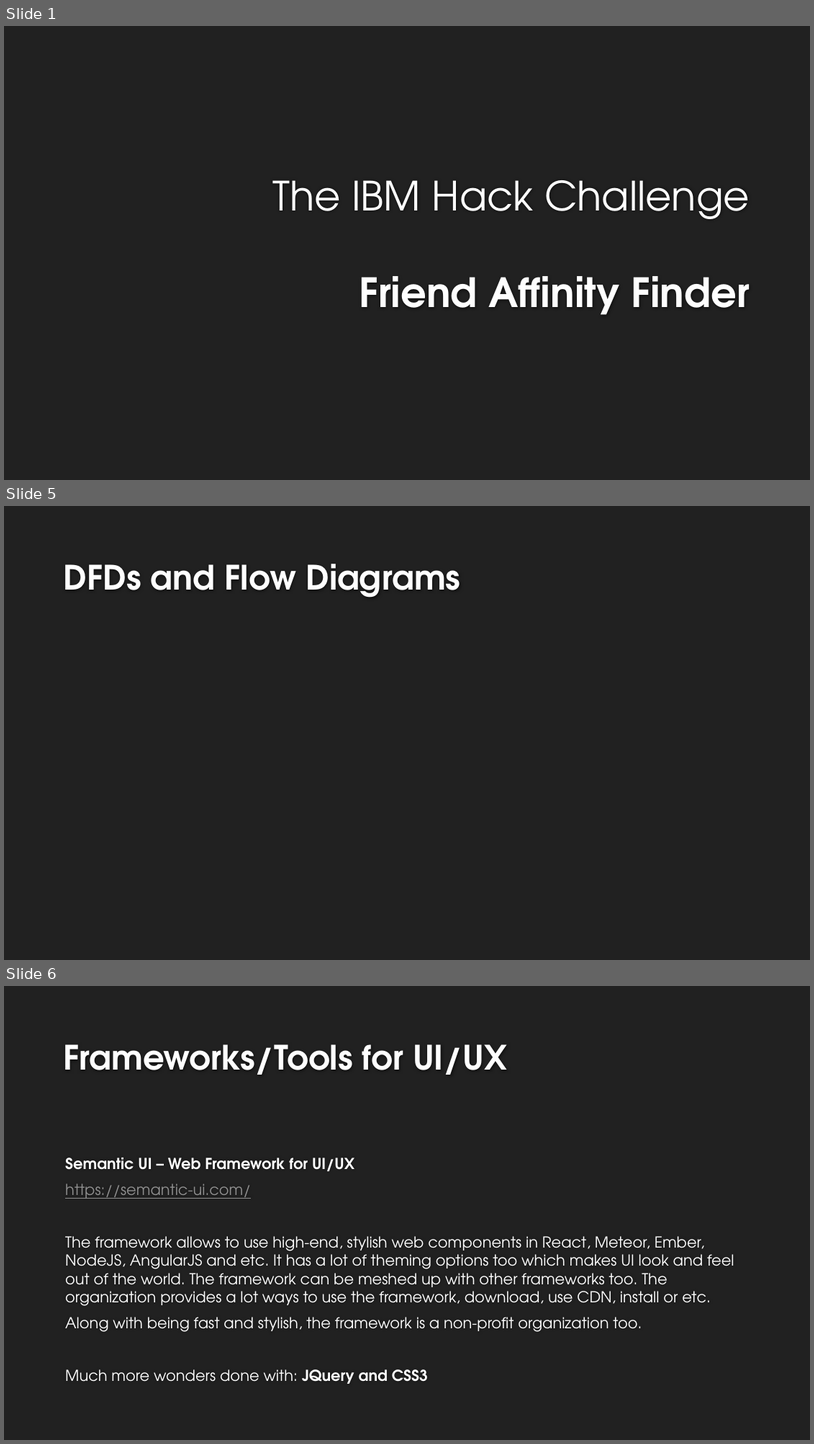
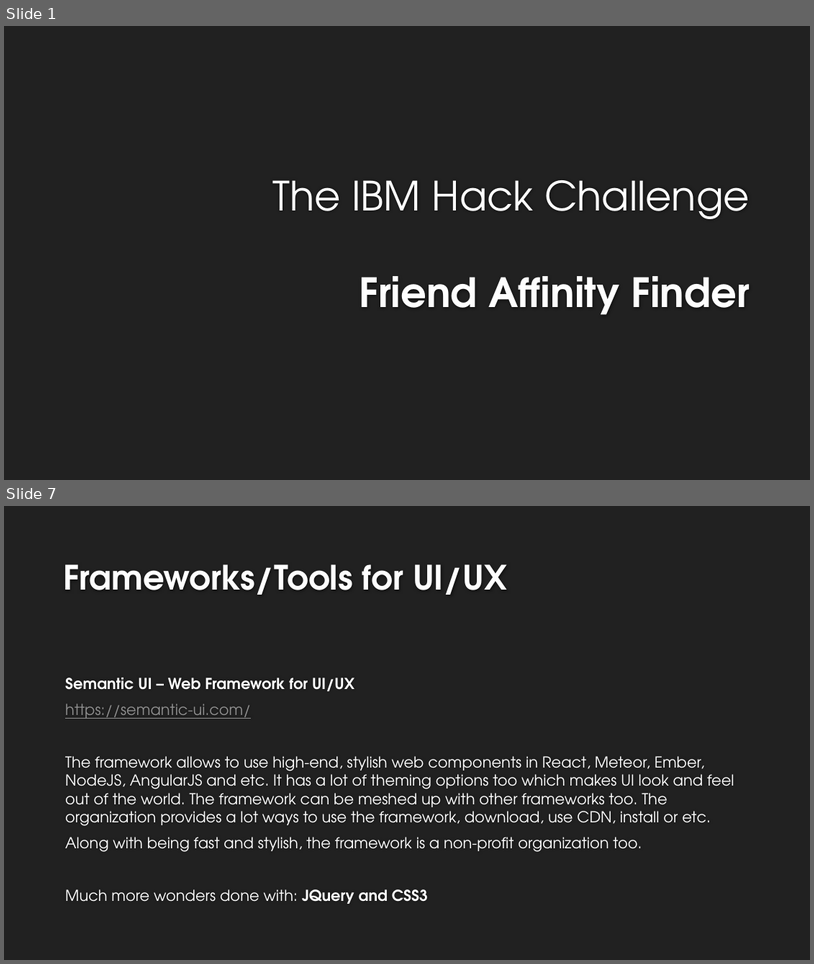
Before and after one commit to gary1998/ibm-hackathon-2019, a slide deck: presentation.pptx. Shown one above the other, each under a label of ours: slides 1, 5 and 6 before the commit, slides 1 and 7 after it; the slides between them are not shown. The pictures are 814x1444 and 814x964 pixels, drawn with LibreOffice and Linux fonts; fonts in the diff are those of the drawing; background and template pictures are left out. Boxes give left, top, right and bottom in pixels: in the first picture for what was removed or moved away, otherwise in the second. Text is boxed around its words. In the diff, an @@ line names an element or a change of style, - is before the commit and + after.

```diff
--- a/presentation.pptx
+++ b/presentation.pptx
@@ slide 5 removed at [4, 506, 810, 960], background #212121 @@
@@ title removed at [64, 564, 460, 597] @@
-DFDs and Flow Diagrams
@@ what was slide 6 is now slide 7 @@
```
Also in this commit, not shown: 3 slides changed, 3 slides added.
